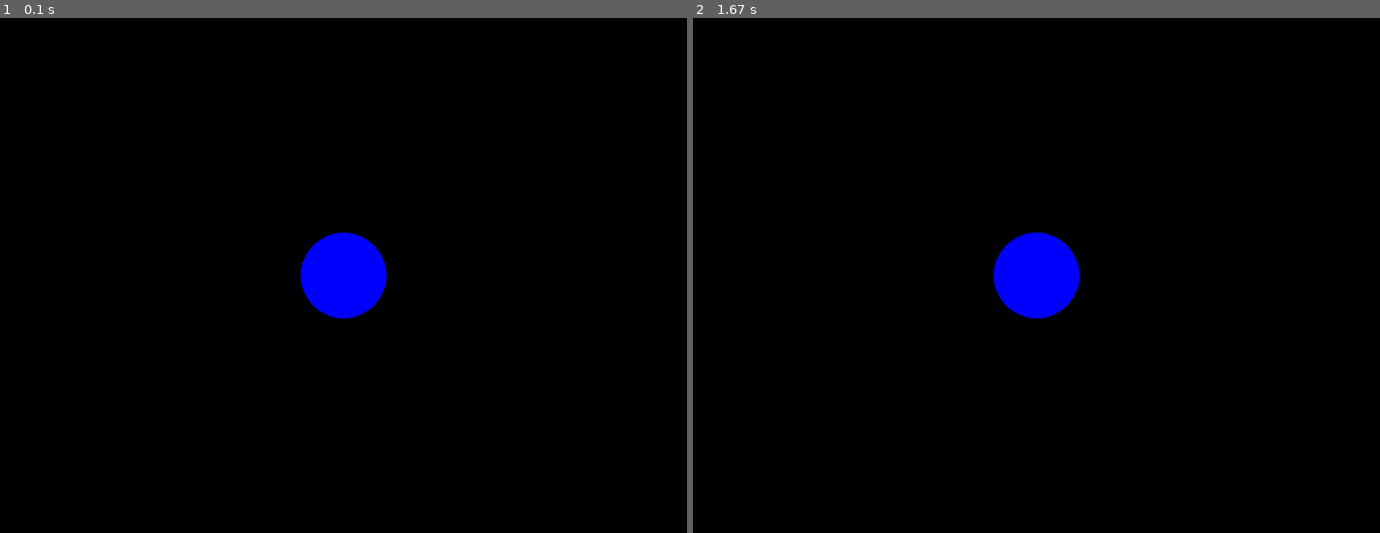
Above: before the commit, frames 1-2 (left to right).
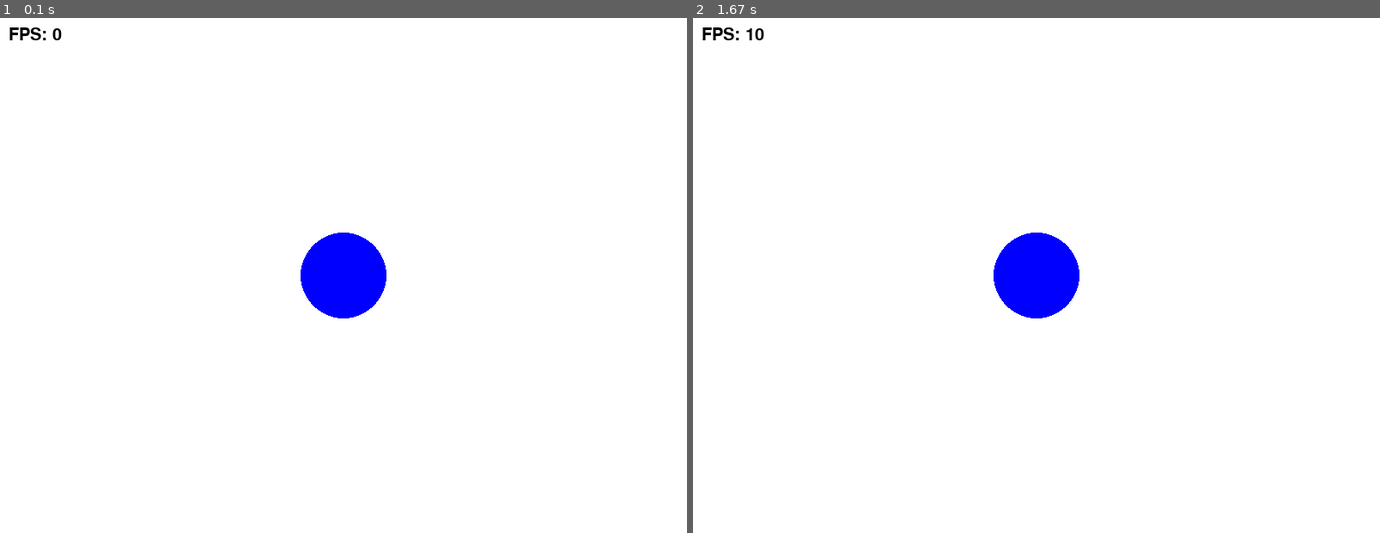
Above: after the commit, the same moments.

Repository: hsh060425/myfirstgame
Game: pygame game, started from vs_hsh/hello_pyame.py
Same seed, same stepped clock (60 frames per second), same inputs: the game is played once before the commit and once after it.
Inputs:
- Up to frame 1 (0.1 s): no input
- Up to frame 2 (1.67 s): no input

The runs differ from the first frame. In frame 1, 98% of the frame differs, in the area x 0-100%, y 0-100%; in frame 2, 98%.

Commit message:
fps_add_text
fps 텍스트 생성

Diff:
--- a/vs_hsh/hello_pyame.py
+++ b/vs_hsh/hello_pyame.py
@@ -1,19 +1,36 @@
 import pygame
 import sys
+
 pygame.init()
 screen = pygame.display.set_mode((800, 600))
 pygame.display.set_caption("My First Pygame")
-# WHITE = (255, 255, 255)
+
+WHITE = (255, 255, 255)
 BLUE = (0, 0, 255)
+BLACK = (0, 0, 0) # 글자 색상을 위해 추가
+
+# 1. 폰트 설정 (시스템 기본 폰트, 크기 30)
+font = pygame.font.SysFont(None, 30)
+
 clock = pygame.time.Clock()
 running = True
+
 while running:
     for event in pygame.event.get():
         if event.type == pygame.QUIT:
             running = False
-    # screen.fill(WHITE)
+
+    screen.fill(WHITE)
     pygame.draw.circle(screen, BLUE, (400, 300), 50)
+
+    # 2. FPS 계산 및 문자열 만들기 (clock.get_fps()는 소수점으로 나와서 정수로 변환)
+    fps_text = font.render(f"FPS: {int(clock.get_fps())}", True, BLACK)
+
+    # 3. 화면에 그리기 (좌측 상단 10, 10 위치)
+    screen.blit(fps_text, (10, 10))
+
     pygame.display.flip()
-    clock.tick(60)
+    clock.tick(10)
+
 pygame.quit()
 sys.exit()
Not shown, added: vs_hsh/.gitignore
